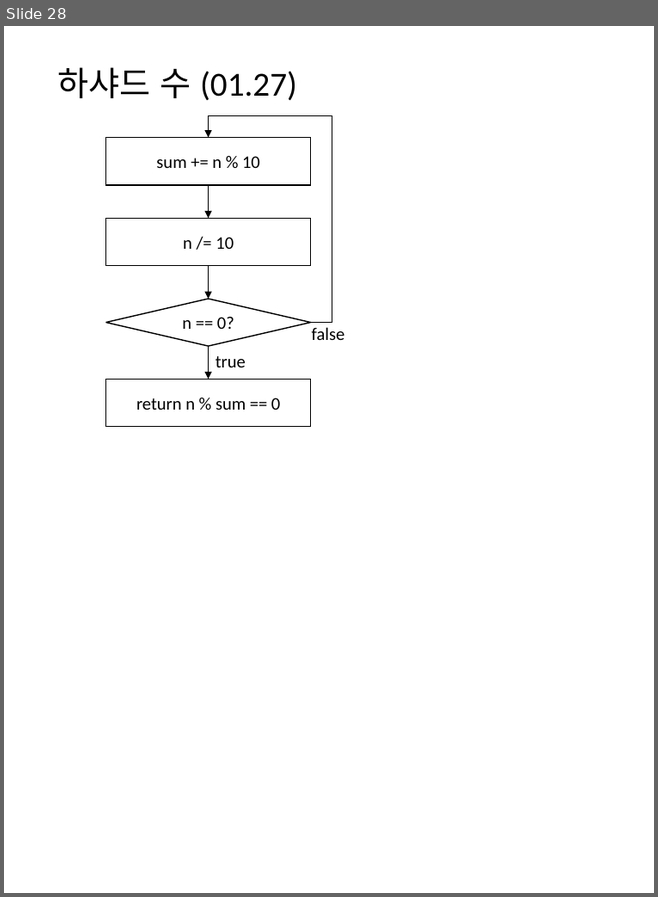
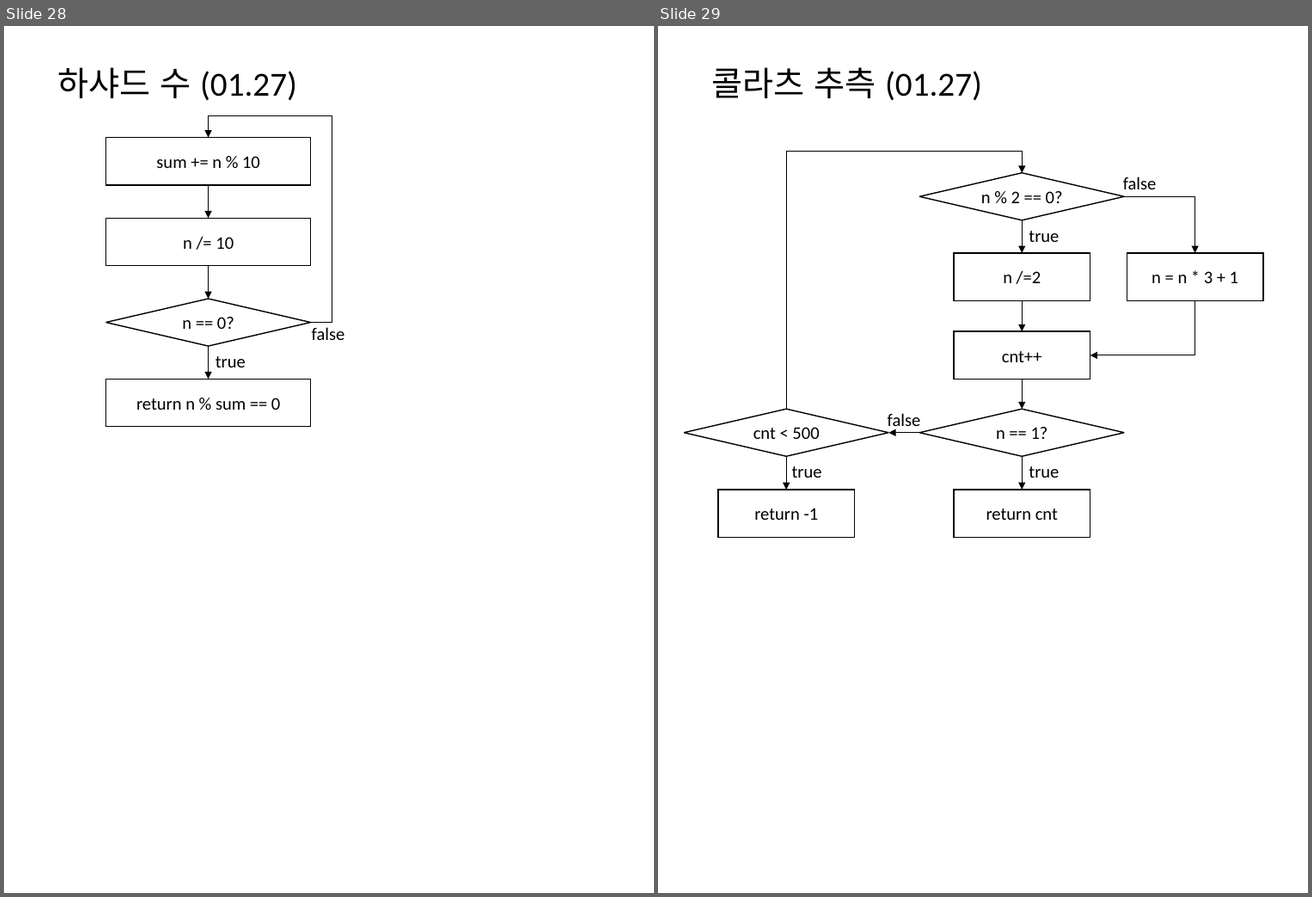
Before and after one commit to mornings9047/Algorithms_Programmers, a slide deck: 알고리즘_프로그래머스_Level01_순서도.pptx. Shown side by side, each under a label of ours: slide 28 before the commit, slides 28 and 29 after it. The pictures are 658x897 and 1312x897 pixels, drawn with LibreOffice and Linux fonts; fonts in the diff are those of the drawing. Boxes give left, top, right and bottom in pixels: in the first picture for what was removed or moved away, otherwise in the second. Text is boxed around its words. In the diff, an @@ line names an element or a change of style, - is before the commit and + after.

Commit message:
콜라츠 추측

```diff
--- a/알고리즘_프로그래머스_Level01_순서도.pptx
+++ b/알고리즘_프로그래머스_Level01_순서도.pptx
@@ slide 29 added at (x1=658, y1=26, x2=1308, y2=893), background #FFFFFF @@
@@ title added at (x1=711, y1=67, x2=982, y2=101), 28 pt, text #000000 @@
+콜라츠 추측 (01.27)
@@ group added at (x1=684, y1=151, x2=1263, y2=538): 6 arrows, 5 texts, 5 rectangles, 3 diamonds, 3 elbow arrows @@
+n % 2 == 0?
+false
+true
+n /=2
+n = n * 3 + 1
+n == 1?
+false
+cnt++
+true
+cnt < 500
+return cnt
+true
+return -1
```
Also in this commit, not shown: 2 other files.
